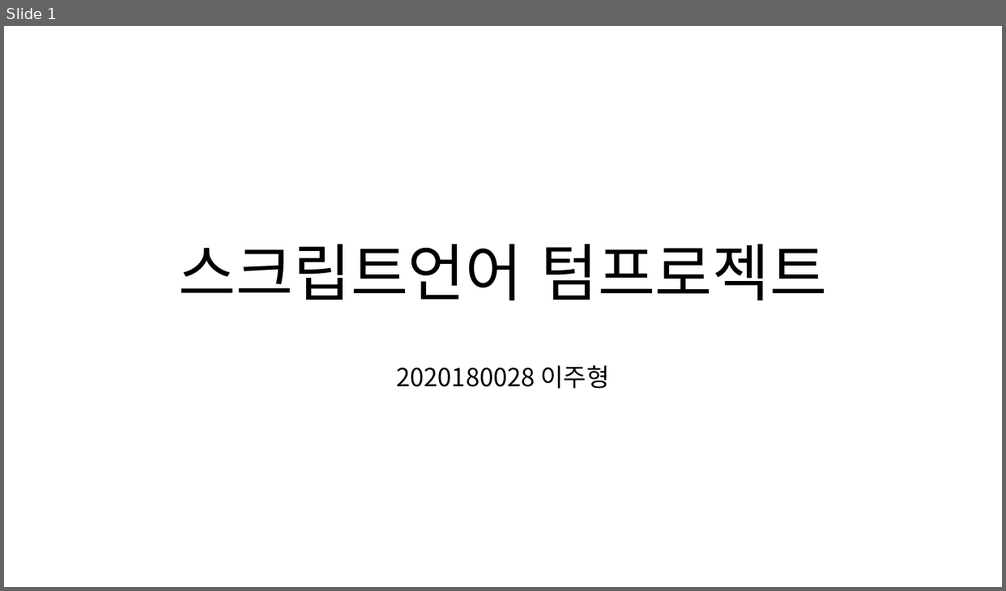
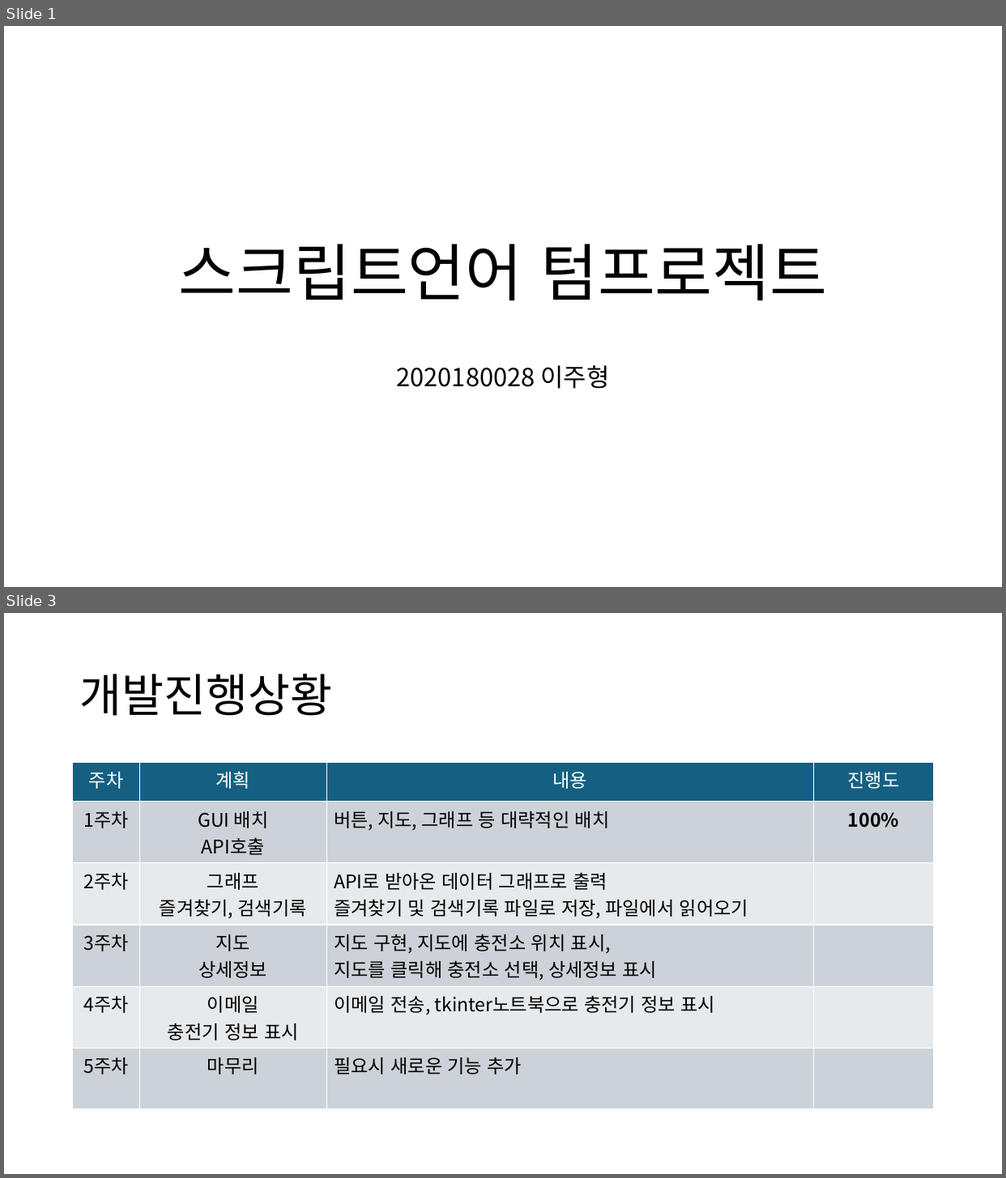
Before and after one commit to Jirung-E/Script_termproject, a slide deck: docs/스크립트언어_텀프로젝트_중간발표.pptx. Shown one above the other, each under a label of ours: slide 1 before the commit, slides 1 and 3 after it; the slides between them are not shown. The pictures are 1006x591 and 1006x1178 pixels, drawn with LibreOffice and Linux fonts; fonts in the diff are those of the drawing. Boxes give left, top, right and bottom in pixels: in the first picture for what was removed or moved away, otherwise in the second. Text is boxed around its words. In the diff, an @@ line names an element or a change of style, - is before the commit and + after.

```diff
--- a/docs/스크립트언어_텀프로젝트_중간발표.pptx
+++ b/docs/스크립트언어_텀프로젝트_중간발표.pptx
@@ slide 3 added at (x1=4, y1=613, x2=1002, y2=1174), background #FFFFFF @@
@@ title added at (x1=80, y1=674, x2=333, y2=716), 44 pt, text #000000 @@
+개발진행상황
@@ table added at (x1=73, y1=763, x2=935, y2=1105), 6 rows, 4 columns @@
+주차 | 계획 | 내용 | 진행도
+1주차 | GUI 배치 / API호출 | 버튼, 지도, 그래프 등 대략적인 배치 | 100%
+2주차 | 그래프 / 즐겨찾기, 검색기록 | API로 받아온 데이터 그래프로 출력 / 즐겨찾기 및 검색기록 파일로 저장, 파일에서 읽어오기 | 
+3주차 | 지도 / 상세정보 | 지도 구현, 지도에 충전소 위치 표시, / 지도를 클릭해 충전소 선택, 상세정보 표시 | 
+4주차 | 이메일 / 충전기 정보 표시 | 이메일 전송, tkinter노트북으로 충전기 정보 표시 | 
+5주차 | 마무리 | 필요시 새로운 기능 추가 | 
```
Also in this commit, not shown: 1 slide changed, 1 other file.
